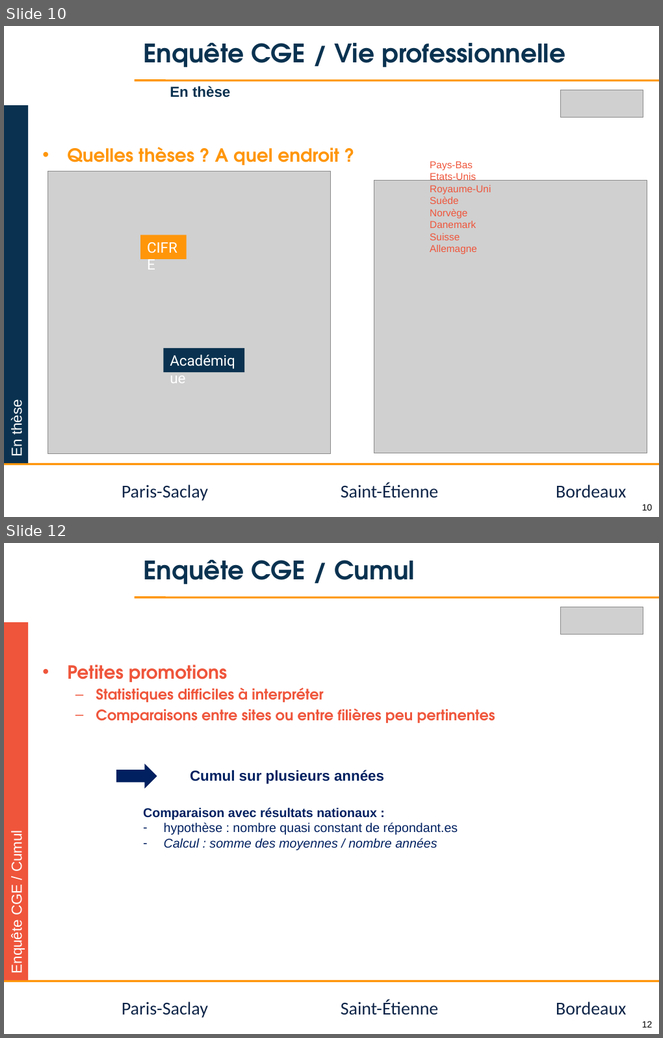
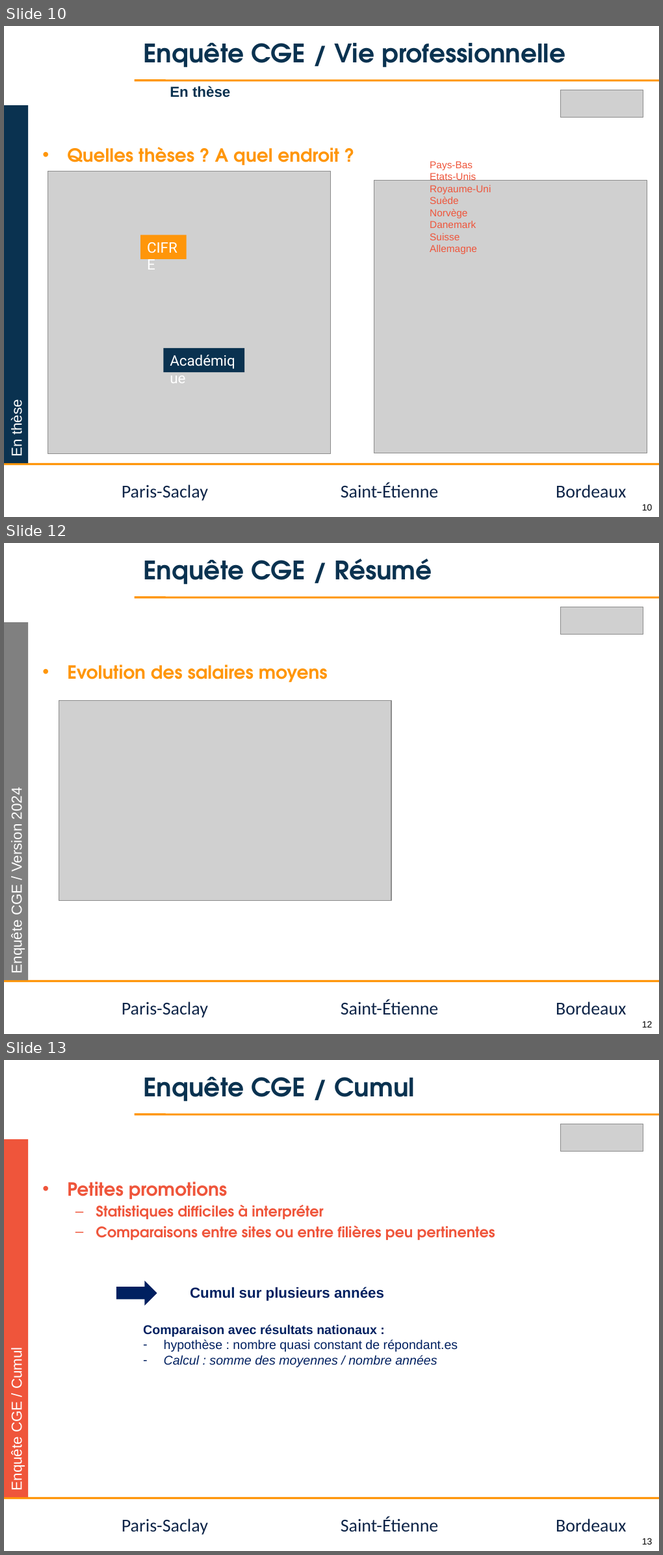
Before and after one commit to jvillemejane/jvillemejane, a slide deck: Presentations/2024_COPERF_CGE.pptx. Shown one above the other, each under a label of ours: slides 10 and 12 before the commit, slides 10, 12 and 13 after it; the slides between them are not shown. The pictures are 663x1038 and 663x1555 pixels, drawn with LibreOffice and Linux fonts; fonts in the diff are those of the drawing; grey boxes stand for pictures; background and template pictures are left out. Boxes give left, top, right and bottom in pixels: in the first picture for what was removed or moved away, otherwise in the second. Text is boxed around its words. In the diff, an @@ line names an element or a change of style, - is before the commit and + after.

```diff
--- a/Presentations/2024_COPERF_CGE.pptx
+++ b/Presentations/2024_COPERF_CGE.pptx
@@ slide 12 added at [4, 543, 659, 1034], background #FFFFFF; not listed: 6 template elements that a slide beside it also shows @@
@@ title added at [143, 559, 432, 585], 28 pt, text #0A3250, bold @@
+Enquête CGE / Résumé
@@ picture added at [560, 607, 644, 635] @@
@@ rectangle added at [4, 622, 28, 980], fill #808080, 16 pt, text #FFFFFF @@
+Enquête CGE / Version 2024
@@ text added at [67, 665, 328, 683], 20 pt, text #FF960A, bold @@
+• Evolution des salaires moyens
@@ picture added at [59, 701, 392, 901] @@
@@ what was slide 12 is now slide 13 @@
```
Also in this commit, not shown: 7 slides changed, 2 other slides added, 5 slides removed, 1 other file.
